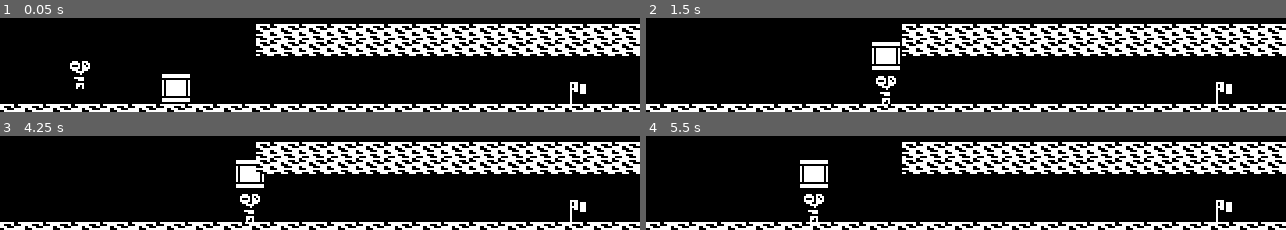
Above: before the commit, frames 1-4 (two rows, left to right).
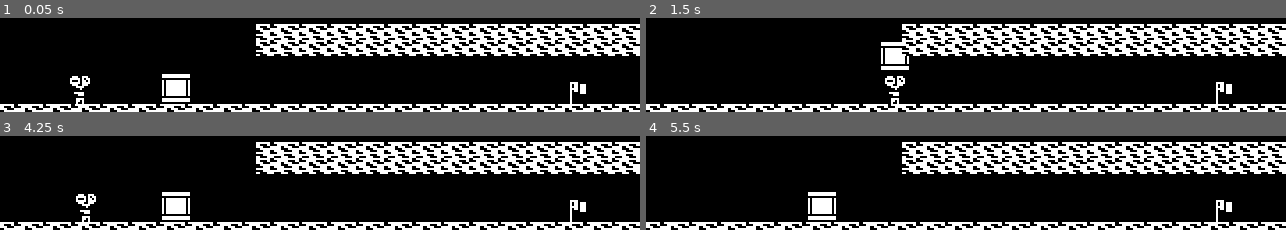
Above: after the commit, the same moments.

Repository: arya-s/crabbed
Game: Godot game, scene res://World.tscn
Two runs of this game, one before a commit and one after it. Both use one fixed random seed, a clock stepped at 60 frames per second and the inputs below.
Inputs:
- Up to frame 1 (0.05 s): no input
- Up to frame 2 (1.5 s): tap Enter at 0.5 s; hold Right (ui_right) from 0.53 s (still down); tap Space (jump) at 0.77 s
- Up to frame 3 (4.25 s): tap Space (jump) at 1.52, 3.02, 3.77 s; release Right (ui_right) at 2.03 s; hold Left (ui_left) 2.03-2.78 s; hold Right (ui_right) from 2.78 s (still down); tap R (reset, bound only after the commit) at 4.15 s
- Up to frame 4 (5.5 s): release Right (ui_right) at 4.28 s; hold Left (ui_left) 4.28-5.03 s; tap Space (jump) at 4.52 s; hold Right (ui_right) from 5.03 s (still down)

The runs differ from the first frame. In frame 1, 0.6% of the frame differs, in the area x 10-15%, y 45-92%; in frame 2, 1.2%; in frame 3, 2.6%, in the area x 11-42%, y 25-92%; in frame 4, 1.9%.

Commit message:
Add level transition, second level

Diff:
--- a/Box.gd
+++ b/Box.gd
@@ -1,3 +1,3 @@
-extends StaticBody2D
+extends RigidBody2D
 
 onready var collider = $Collider
--- a/Box.tscn
+++ b/Box.tscn
@@ -6,7 +6,11 @@
 [sub_resource type="RectangleShape2D" id=1]
 extents = Vector2( 8, 8 )
 
-[node name="Box" type="StaticBody2D"]
+[node name="Box" type="RigidBody2D" groups=[
+"pickable",
+]]
+collision_mask = 7
+mode = 1
 script = ExtResource( 2 )
 
 [node name="Sprite" type="Sprite" parent="."]
--- /dev/null
+++ b/Goal.gd
@@ -0,0 +1,17 @@
+extends Area2D
+
+export(String, FILE, "*.tscn") var next_level = ""
+
+var active = true
+
+func _enter_tree():
+	active = true
+
+
+func _on_Goal_body_entered(player):
+	if active:
+		player.emit_signal("hit_goal", self)
+
+		if next_level != "":
+			get_tree().change_scene(next_level)
+			active = false
--- a/Goal.tscn
+++ b/Goal.tscn
@@ -1,9 +1,21 @@
-[gd_scene load_steps=2 format=2]
+[gd_scene load_steps=4 format=2]
 
 [ext_resource path="res://goal.png" type="Texture" id=1]
+[ext_resource path="res://Goal.gd" type="Script" id=2]
 
-[node name="Goal" type="Node2D"]
+[sub_resource type="RectangleShape2D" id=1]
+extents = Vector2( 5, 6 )
+
+[node name="Goal" type="Area2D"]
+collision_mask = 2
+script = ExtResource( 2 )
 
 [node name="Sprite" type="Sprite" parent="."]
 position = Vector2( 0, -8 )
 texture = ExtResource( 1 )
+
+[node name="Collider" type="CollisionShape2D" parent="."]
+position = Vector2( 1, -6 )
+shape = SubResource( 1 )
+
+[connection signal="body_entered" from="." to="." method="_on_Goal_body_entered"]
--- /dev/null
+++ b/Level.gd
@@ -0,0 +1,9 @@
+extends Node2D
+
+const WORLD = preload("res://World.gd")
+
+func _ready():
+	var parent = get_parent()
+
+	if parent is WORLD:
+		parent.current_level = self
--- /dev/null
+++ b/Level.tscn
@@ -0,0 +1,6 @@
+[gd_scene load_steps=2 format=2]
+
+[ext_resource path="res://Level.gd" type="Script" id=1]
+
+[node name="Level" type="Node2D"]
+script = ExtResource( 1 )
--- /dev/null
+++ b/Level_00.tscn
@@ -0,0 +1,55 @@
+[gd_scene load_steps=7 format=2]
+
+[ext_resource path="res://Goal.tscn" type="PackedScene" id=1]
+[ext_resource path="res://Box.tscn" type="PackedScene" id=2]
+[ext_resource path="res://Player.tscn" type="PackedScene" id=3]
+[ext_resource path="res://Level.tscn" type="PackedScene" id=4]
+[ext_resource path="res://floor.png" type="Texture" id=5]
+
+[sub_resource type="RectangleShape2D" id=1]
+extents = Vector2( 160, 8 )
+
+[node name="Level_00" instance=ExtResource( 4 )]
+
+[node name="Box" parent="." index="0" instance=ExtResource( 2 )]
+position = Vector2( 80, 176 )
+
+[node name="Player" parent="." index="1" instance=ExtResource( 3 )]
+position = Vector2( 40, 176 )
+
+[node name="StaticBody2D" type="StaticBody2D" parent="." index="2"]
+position = Vector2( 160, 184 )
+collision_mask = 0
+__meta__ = {
+"_edit_group_": true
+}
+
+[node name="CollisionShape2D" type="CollisionShape2D" parent="StaticBody2D" index="0"]
+shape = SubResource( 1 )
+
+[node name="Sprite" type="Sprite" parent="StaticBody2D" index="1"]
+position = Vector2( 7.62939e-06, 0 )
+scale = Vector2( 1.77778, 1 )
+texture = ExtResource( 5 )
+region_enabled = true
+region_rect = Rect2( 0, 0, 180, 16 )
+
+[node name="StaticBody2D2" type="StaticBody2D" parent="." index="3"]
+position = Vector2( 288, 144 )
+__meta__ = {
+"_edit_group_": true
+}
+
+[node name="CollisionShape2D" type="CollisionShape2D" parent="StaticBody2D2" index="0"]
+shape = SubResource( 1 )
+
+[node name="Sprite" type="Sprite" parent="StaticBody2D2" index="1"]
+position = Vector2( 7.62939e-06, 0 )
+scale = Vector2( 1.77778, 1 )
+texture = ExtResource( 5 )
+region_enabled = true
+region_rect = Rect2( 0, 0, 180, 16 )
+
+[node name="Goal" parent="." index="4" instance=ExtResource( 1 )]
+position = Vector2( 288, 176 )
+next_level = "res://Level_01.tscn"
--- /dev/null
+++ b/Level_01.tscn
@@ -0,0 +1,69 @@
+[gd_scene load_steps=7 format=2]
+
+[ext_resource path="res://Goal.tscn" type="PackedScene" id=1]
+[ext_resource path="res://Box.tscn" type="PackedScene" id=2]
+[ext_resource path="res://Player.tscn" type="PackedScene" id=3]
+[ext_resource path="res://Level.tscn" type="PackedScene" id=4]
+[ext_resource path="res://floor.png" type="Texture" id=5]
+
+[sub_resource type="RectangleShape2D" id=1]
+extents = Vector2( 160, 8 )
+
+[node name="Level_01" instance=ExtResource( 4 )]
+
+[node name="Box" parent="." index="0" instance=ExtResource( 2 )]
+position = Vector2( 192, 176 )
+
+[node name="Box4" parent="." index="1" instance=ExtResource( 2 )]
+position = Vector2( 0, 176 )
+
+[node name="Box5" parent="." index="2" instance=ExtResource( 2 )]
+position = Vector2( 0, 160 )
+
+[node name="Box6" parent="." index="3" instance=ExtResource( 2 )]
+position = Vector2( 16, 176 )
+
+[node name="Box2" parent="." index="4" instance=ExtResource( 2 )]
+position = Vector2( 176, 176 )
+
+[node name="Box3" parent="." index="5" instance=ExtResource( 2 )]
+position = Vector2( 192, 160 )
+
+[node name="Player" parent="." index="6" instance=ExtResource( 3 )]
+position = Vector2( 120, 176 )
+
+[node name="StaticBody2D" type="StaticBody2D" parent="." index="7"]
+position = Vector2( 160, 184 )
+collision_mask = 0
+__meta__ = {
+"_edit_group_": true
+}
+
+[node name="CollisionShape2D" type="CollisionShape2D" parent="StaticBody2D" index="0"]
+shape = SubResource( 1 )
+
+[node name="Sprite" type="Sprite" parent="StaticBody2D" index="1"]
+position = Vector2( 7.62939e-06, 0 )
+scale = Vector2( 1.77778, 1 )
+texture = ExtResource( 5 )
+region_enabled = true
+region_rect = Rect2( 0, 0, 180, 16 )
+
+[node name="StaticBody2D2" type="StaticBody2D" parent="." index="8"]
+position = Vector2( 384, 128 )
+__meta__ = {
+"_edit_group_": true
+}
+
+[node name="CollisionShape2D" type="CollisionShape2D" parent="StaticBody2D2" index="0"]
+shape = SubResource( 1 )
+
+[node name="Sprite" type="Sprite" parent="StaticBody2D2" index="1"]
+position = Vector2( 7.62939e-06, 0 )
+scale = Vector2( 1.77778, 1 )
+texture = ExtResource( 5 )
+region_enabled = true
+region_rect = Rect2( 0, 0, 180, 16 )
+
+[node name="Goal" parent="." index="9" instance=ExtResource( 1 )]
+position = Vector2( 296, 120 )
--- a/Player.gd
+++ b/Player.gd
@@ -1,5 +1,6 @@
 extends KinematicBody2D
 
+var Box = preload("res://Box.tscn")
 
 export(int) var ACCELERATION = 1000
 export(int) var MAX_SPEED = 90
@@ -31,11 +32,23 @@
 onready var grab_right = $GrabRight
 onready var collider = $Collider
 
+signal hit_goal(goal)
+
+func _process(delta):
+	if Input.is_action_just_pressed("reset"):
+		get_tree().reload_current_scene()
+		collider.shape.extents.y = 7
+		collider.position.y = -7
+
+
 func _physics_process(delta):
 	just_jumped = false
 
 	var input_vector = get_input_vector()
-	facing = sign(input_vector.x)
+	var direction = sign(input_vector.x)
+
+	if direction != 0:
+		facing = direction
 
 	apply_horizontal_force(input_vector, delta)
 	jump_check(input_vector)
@@ -45,23 +58,26 @@
 	pickup_item()
 
 func pickup_item():
-	if not is_holding and grab_left.is_colliding():
+	if not is_holding and facing == LEFT and grab_left.is_colliding():
 		grab_box(grab_left.get_collider())
-		is_holding = true
 
-	if not is_holding and grab_right.is_colliding():
+	if not is_holding and facing == RIGHT and grab_right.is_colliding():
 		grab_box(grab_right.get_collider())
-		is_holding = true
 
 func grab_box(box):
+	if not box.is_in_group("pickable"):
+		return
+
 	var box_sprite = box.get_node("Sprite").duplicate()
 	box_sprite.name = "HoldingSprite"
 	box_sprite.position = Vector2(0, -24)
 	add_child(box_sprite)
 	box.queue_free()
-
+#
 	collider.shape.extents.y = 16
 	collider.position.y = -16
+
+	is_holding = true
 
 func update_animations():
 	if facing != 0:
--- a/Player.tscn
+++ b/Player.tscn
@@ -7,6 +7,7 @@
 extents = Vector2( 3, 7 )
 
 [node name="Player" type="KinematicBody2D"]
+collision_layer = 2
 script = ExtResource( 2 )
 
 [node name="Sprite" type="Sprite" parent="."]
@@ -26,11 +27,11 @@
 one_shot = true
 
 [node name="GrabLeft" type="RayCast2D" parent="."]
-position = Vector2( 1, -5 )
+position = Vector2( 0, -5 )
 enabled = true
-cast_to = Vector2( 3, 0 )
+cast_to = Vector2( -16, 0 )
 
 [node name="GrabRight" type="RayCast2D" parent="."]
-position = Vector2( -1, -5 )
+position = Vector2( 0, -5 )
 enabled = true
-cast_to = Vector2( -3, 0 )
+cast_to = Vector2( 16, 0 )
--- a/World.gd
+++ b/World.gd
@@ -1,4 +1,7 @@
 extends Node
+
+export(String, FILE, "Level_*.tscn") var starting_level
 
 func _ready():
 	VisualServer.set_default_clear_color(Color.black)
+	get_tree().change_scene(starting_level)
--- a/World.tscn
+++ b/World.tscn
@@ -1,54 +1,7 @@
-[gd_scene load_steps=7 format=2]
+[gd_scene load_steps=2 format=2]
 
-[ext_resource path="res://Box.tscn" type="PackedScene" id=1]
-[ext_resource path="res://Player.tscn" type="PackedScene" id=2]
-[ext_resource path="res://floor.png" type="Texture" id=3]
 [ext_resource path="res://World.gd" type="Script" id=4]
-[ext_resource path="res://Goal.tscn" type="PackedScene" id=5]
-
-[sub_resource type="RectangleShape2D" id=1]
-extents = Vector2( 160, 8 )
 
 [node name="World" type="Node"]
 script = ExtResource( 4 )
-
-[node name="Box" parent="." instance=ExtResource( 1 )]
-position = Vector2( 80, 176 )
-
-[node name="Player" parent="." instance=ExtResource( 2 )]
-position = Vector2( 40, 168 )
-
-[node name="StaticBody2D" type="StaticBody2D" parent="."]
-position = Vector2( 160, 184 )
-__meta__ = {
-"_edit_group_": true
-}
-
-[node name="CollisionShape2D" type="CollisionShape2D" parent="StaticBody2D"]
-shape = SubResource( 1 )
-
-[node name="Sprite" type="Sprite" parent="StaticBody2D"]
-position = Vector2( 7.62939e-06, 0 )
-scale = Vector2( 1.77778, 1 )
-texture = ExtResource( 3 )
-region_enabled = true
-region_rect = Rect2( 0, 0, 180, 16 )
-
-[node name="StaticBody2D2" type="StaticBody2D" parent="."]
-position = Vector2( 288, 144 )
-__meta__ = {
-"_edit_group_": true
-}
-
-[node name="CollisionShape2D" type="CollisionShape2D" parent="StaticBody2D2"]
-shape = SubResource( 1 )
-
-[node name="Sprite" type="Sprite" parent="StaticBody2D2"]
-position = Vector2( 7.62939e-06, 0 )
-scale = Vector2( 1.77778, 1 )
-texture = ExtResource( 3 )
-region_enabled = true
-region_rect = Rect2( 0, 0, 180, 16 )
-
-[node name="Goal" parent="." instance=ExtResource( 5 )]
-position = Vector2( 288, 176 )
+starting_level = "res://Level_00.tscn"
--- a/project.godot
+++ b/project.godot
@@ -71,6 +71,18 @@
 , Object(InputEventJoypadButton,"resource_local_to_scene":false,"resource_name":"","device":0,"button_index":0,"pressure":0.0,"pressed":false,"script":null)
  ]
 }
+reset={
+"deadzone": 0.5,
+"events": [ Object(InputEventKey,"resource_local_to_scene":false,"resource_name":"","device":0,"alt":false,"shift":false,"control":false,"meta":false,"command":false,"pressed":false,"scancode":82,"unicode":0,"echo":false,"script":null)
+, Object(InputEventJoypadButton,"resource_local_to_scene":false,"resource_name":"","device":0,"button_index":10,"pressure":0.0,"pressed":false,"script":null)
+ ]
+}
+
+[layer_names]
+
+2d_physics/layer_1="World"
+2d_physics/layer_2="Player"
+2d_physics/layer_3="PlayerPickable"
 
 [physics]
 
Not shown, added: export_presets.cfg
